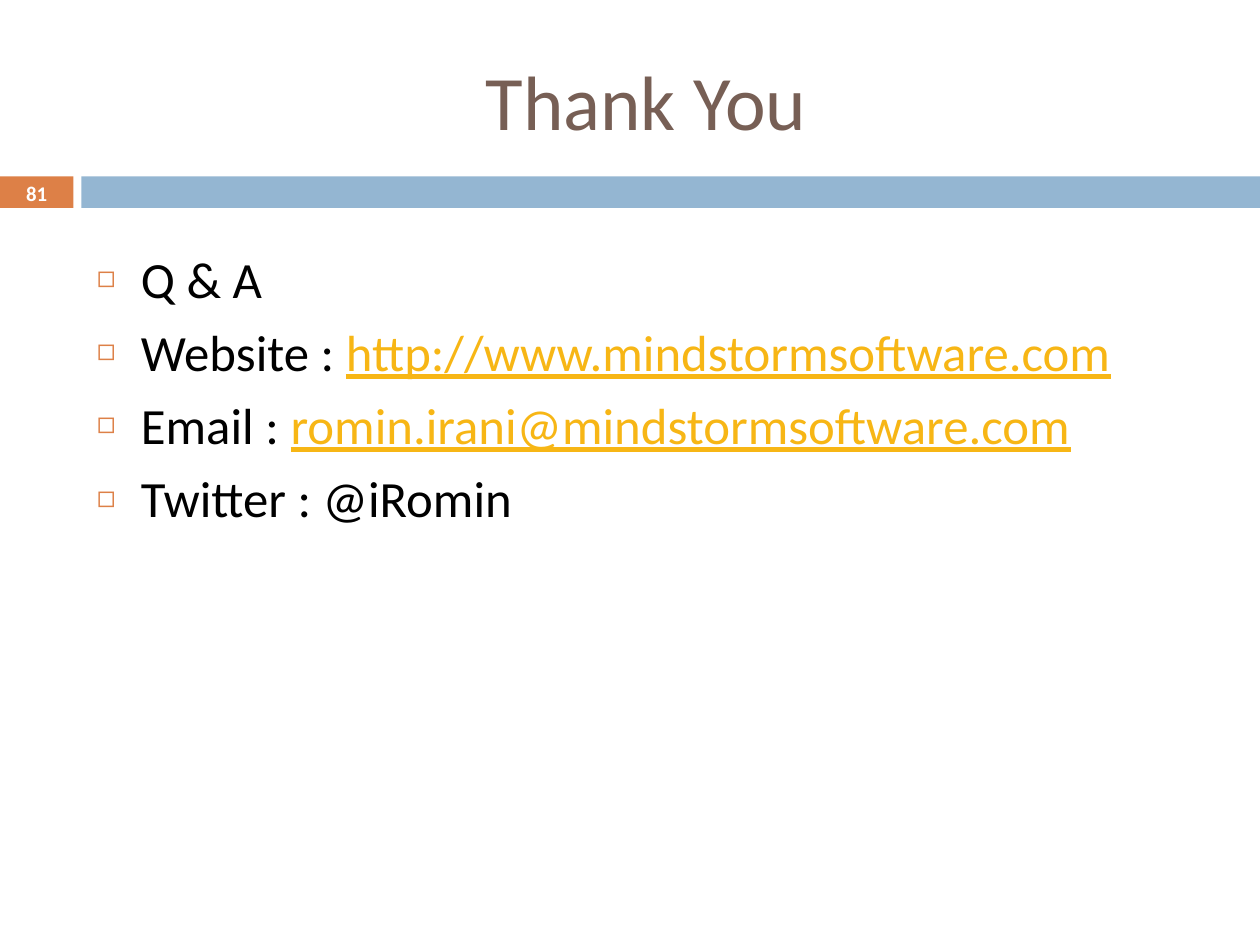
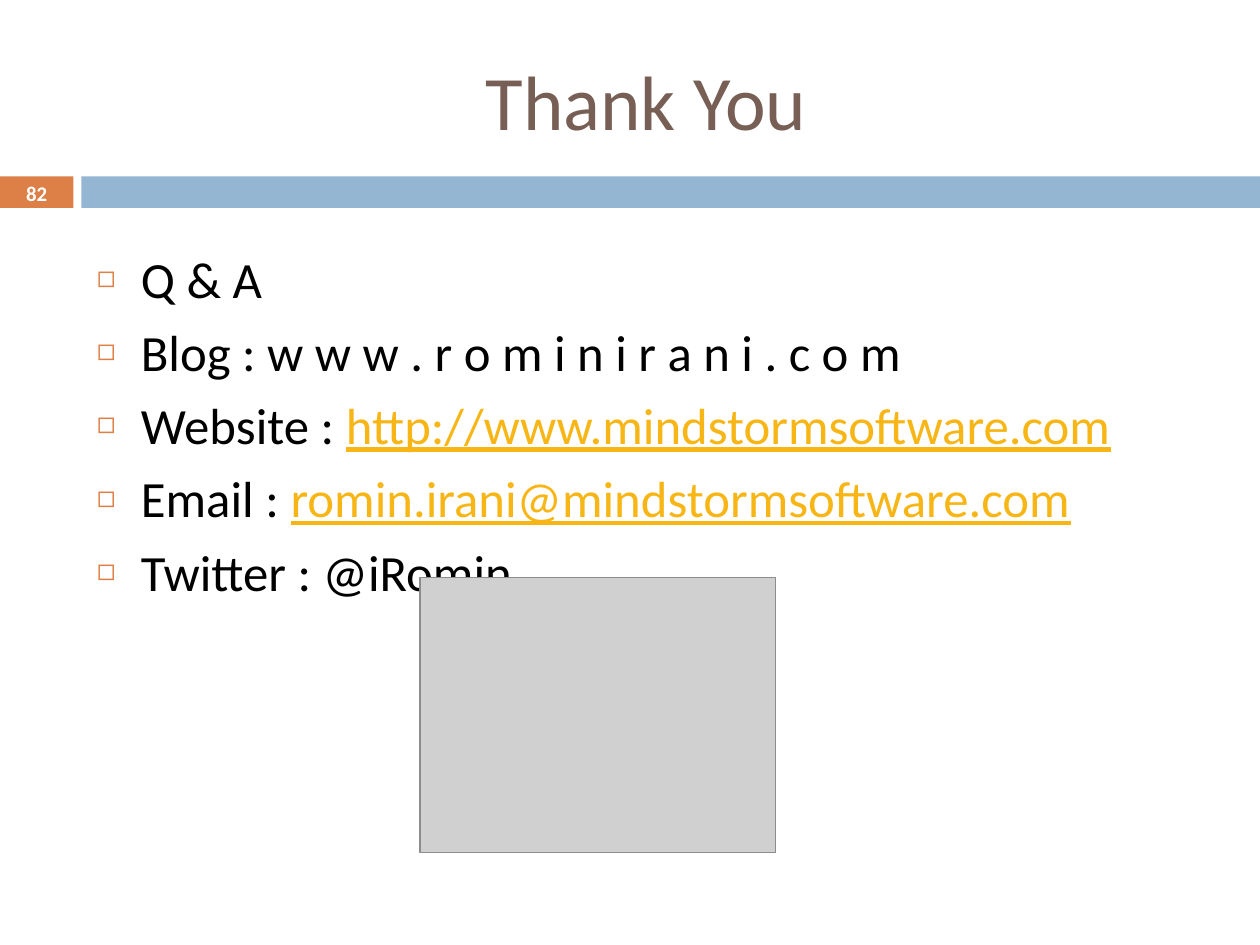
Before and after one commit to rominirani/GDG-Ahmedabad-April-2013-AppEngine-Workshop, a slide deck: slide 82 of Mindstorm-AppEngine-Training.pptx (slide 81 before the commit). Drawn at 1260x945 pixels with LibreOffice and Linux fonts; fonts in the diff are those of the drawing; grey boxes stand for pictures; background and template pictures are left out. Boxes give left, top, right and bottom in pixels: in the first picture for what was removed or moved away, otherwise in the second. Text is boxed around its words. In the diff, an @@ line names an element or a change of style, - is before the commit and + after.

```diff
--- a/Mindstorm-AppEngine-Training.pptx
+++ b/Mindstorm-AppEngine-Training.pptx
@@ page number at (26,186,47,201): text changed @@
-81
+82
@@ text at (141,335,900,380): paragraph added @@
+◻ Blog : w w w . r o m i n i r a n i . c o m
@@ picture added at (420,577,775,852) @@
```
Also in this commit, not shown: 9 other slides changed, 1 slide added, 1 other file.
